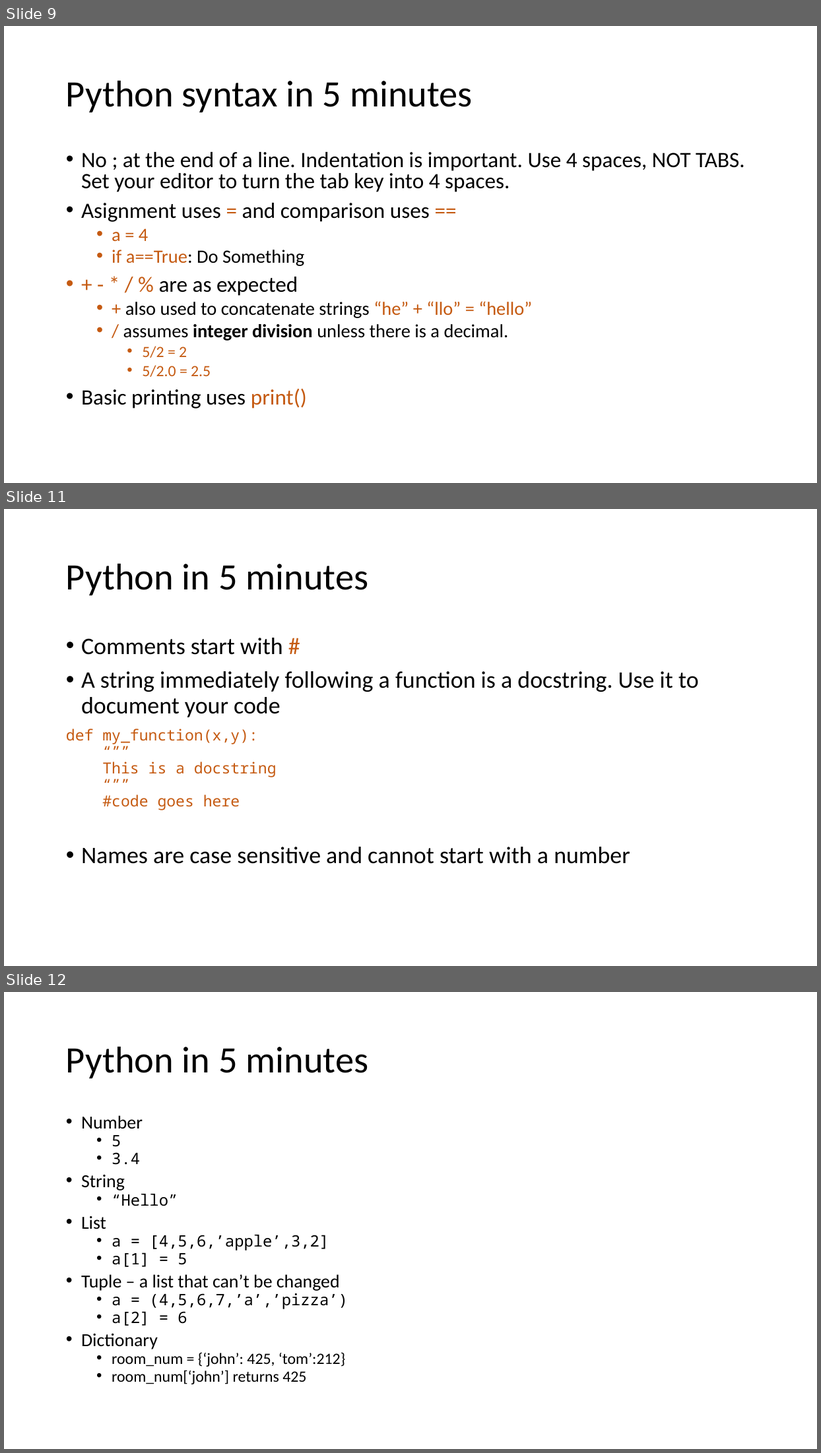
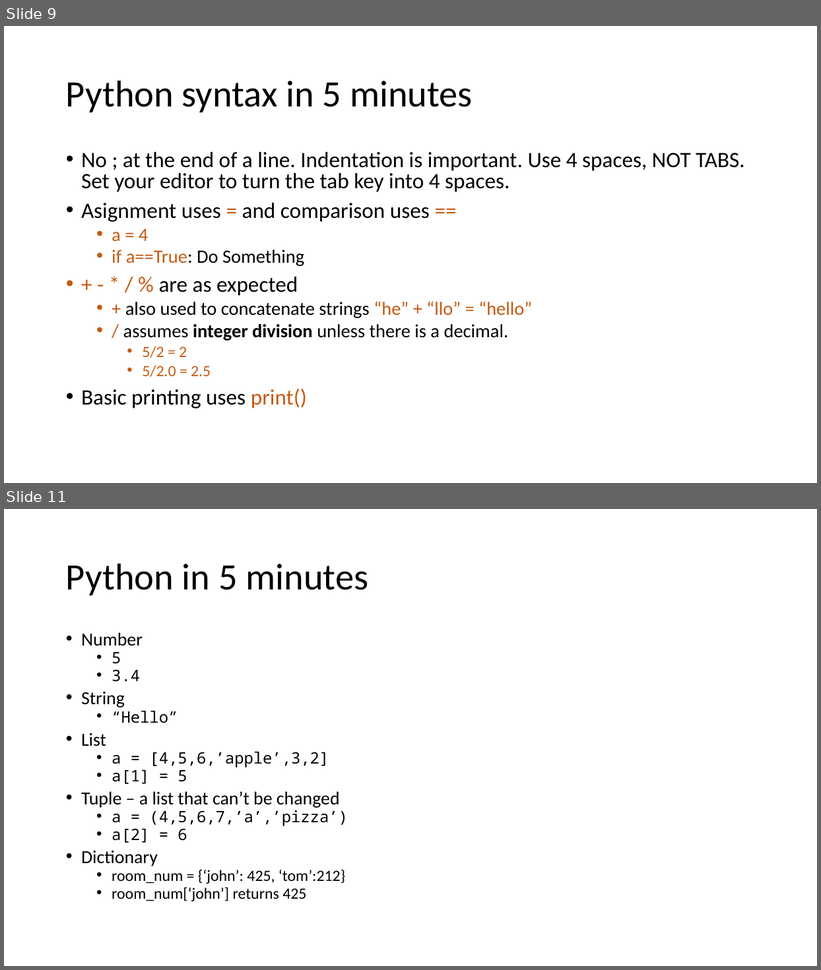
Before and after one commit to LimnoTech/Python-Data-Analysis-Course, a slide deck: Day1/IntroToPython/IntroToPython.pptx. Shown one above the other, each under a label of ours: slides 9, 11 and 12 before the commit, slides 9 and 11 after it; the slides between them are not shown. The pictures are 821x1453 and 821x970 pixels, drawn with LibreOffice and Linux fonts; fonts in the diff are those of the drawing. Boxes give left, top, right and bottom in pixels: in the first picture for what was removed or moved away, otherwise in the second. Text is boxed around its words. In the diff, an @@ line names an element or a change of style, - is before the commit and + after.

```diff
--- a/Day1/IntroToPython/IntroToPython.pptx
+++ b/Day1/IntroToPython/IntroToPython.pptx
@@ slide 11 removed at box(4, 509, 817, 966), background #FFFFFF @@
@@ title removed at box(66, 563, 368, 595) @@
-Python in 5 minutes
@@ text removed at box(66, 638, 699, 864) @@
-• Comments start with #
-• A string immediately following a function is a docstring. Use it to document your code
-def my_function(x,y):
-“””
-This is a docstring
-“””
-#code goes here
-• Names are case sensitive and cannot start with a number
@@ what was slide 12 is now slide 11 @@
```
Also in this commit, not shown: 1 slide changed, 1 slide added.
